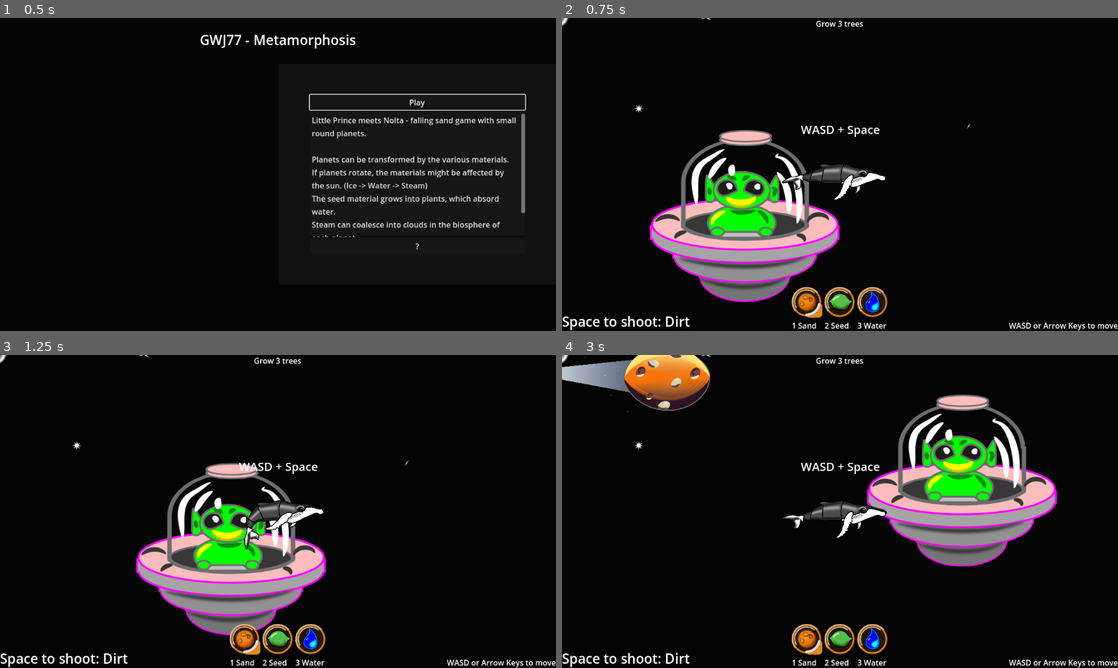
Above: before the commit, frames 1-4 (two rows, left to right).
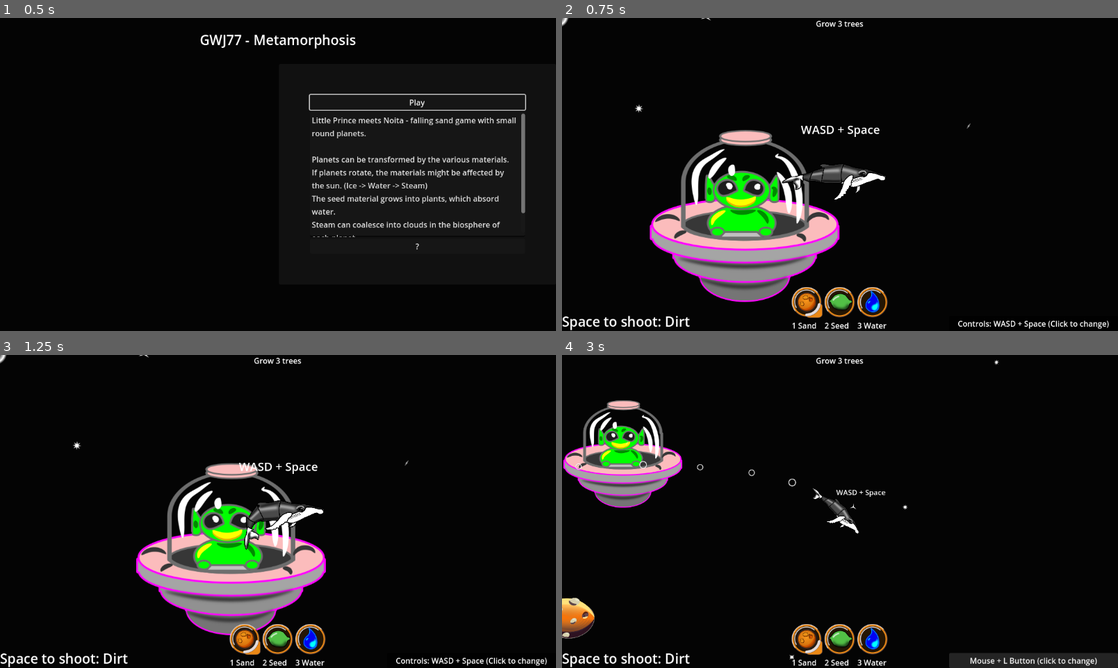
Above: after the commit, the same moments.

Repository: plexsoup/GWJ77-Metamorphosis
Game: Godot game, scene res://main.tscn
The game is run twice, just before and just after one commit, with the same random seed, the same clock (stepped at 60 frames per second) and the same inputs.
Inputs (mouse positions are in pixels of both pictures, inside the frame that each line leads up to):
- Up to frame 1 (0.5 s): no input
- Up to frame 2 (0.75 s): click "Play" at 0.5 s
- Up to frame 3 (1.25 s): no input
- Up to frame 4 (3 s): click (1034, 661) at 1.25 s, where only the run after the commit has a clickable "Controls: WASD + Space (Click…"; click (1034, 661) at 2 s, where only the run after the commit has a clickable "Mouse + L Button (click to ch…"; click (1034, 661) at 2.75 s, where only the run after the commit has a clickable "WASD + Space (click to change)"

Frame 1 is identical in both runs. In frame 2, 0.4% of the frame differs, in the area x 71-100%, y 96-100%; in frame 3, 0.4%; in frame 4, 21%, in the area x 0-100%, y 0-100%.

Commit message:
mouse controller

Diff:
--- a/GUI/hud.gd
+++ b/GUI/hud.gd
@@ -21,6 +21,9 @@
 
 func _ready():
 	hud_ready.emit(self) # for the player controller
+	for button in find_children("", "Button"):
+		button.focus_mode = Button.FOCUS_NONE
+
 
 func update_material_label():
 	var reference_material = current_material.instantiate()
@@ -33,3 +36,13 @@
 
 func _on_material_button_pressed(new_material):
 	current_material = new_material
+
+
+func _on_control_switch_button_toggled(toggled_on: bool) -> void:
+	match toggled_on:
+		true:
+			%ControlSwitchButton.text = "WASD + Space (click to change)"
+			Globals.control_scheme = Globals.control_schemes.WASD
+		false:
+			%ControlSwitchButton.text = "Mouse + L Button (click to change)"
+			Globals.control_scheme = Globals.control_schemes.MOUSE
--- a/GUI/hud.tscn
+++ b/GUI/hud.tscn
@@ -10,6 +10,7 @@
 anchor_bottom = 1.0
 grow_horizontal = 2
 grow_vertical = 2
+mouse_filter = 2
 script = ExtResource("1_n11ch")
 
 [node name="Header" type="HBoxContainer" parent="."]
@@ -18,6 +19,7 @@
 anchor_right = 1.0
 offset_bottom = 23.0
 grow_horizontal = 2
+mouse_filter = 2
 
 [node name="Goal" type="Label" parent="Header"]
 unique_name_in_owner = true
@@ -39,6 +41,7 @@
 
 [node name="HBoxContainer" type="HBoxContainer" parent="Footer"]
 layout_mode = 2
+mouse_filter = 2
 
 [node name="MaterialLabel" type="Label" parent="Footer/HBoxContainer"]
 unique_name_in_owner = true
@@ -53,8 +56,14 @@
 layout_mode = 2
 size_flags_horizontal = 4
 
-[node name="MoveLabel" type="Label" parent="Footer/HBoxContainer"]
+[node name="ControlSwitchButton" type="Button" parent="Footer/HBoxContainer"]
+unique_name_in_owner = true
+custom_minimum_size = Vector2(350, 0)
 layout_mode = 2
 size_flags_horizontal = 10
 size_flags_vertical = 8
-text = "WASD or Arrow Keys to move"
+toggle_mode = true
+button_pressed = true
+text = "Controls: WASD + Space (Click to change)"
+
+[connection signal="toggled" from="Footer/HBoxContainer/ControlSwitchButton" to="." method="_on_control_switch_button_toggled"]
--- a/camera_2d.gd
+++ b/camera_2d.gd
@@ -6,7 +6,8 @@
 
 enum states { IDLE, ZOOMING_IN, ZOOMING_OUT }
 var state = states.IDLE
-
+var position_last_frame : Vector2
+var velocity_last_frame : Vector2
 
 # Called when the node enters the scene tree for the first time.
 func _ready() -> void:
@@ -16,23 +17,17 @@
 
 
 # Called every frame. 'delta' is the elapsed time since the previous frame.
-func _process(delta: float) -> void:
-	if Input.is_action_just_pressed("move_forward"):
-		state = states.ZOOMING_OUT
-		time_out_of_zoom_spec_detected = Time.get_ticks_msec()
-	elif Input.is_action_just_released("move_forward"):
-		state = states.ZOOMING_IN
-		time_out_of_zoom_spec_detected = Time.get_ticks_msec()
+func _physics_process(delta: float) -> void:
+	if (not Globals.current_player) or (not is_instance_valid(Globals.current_player)):
+		return
 
-	if state in [states.ZOOMING_IN, states.ZOOMING_OUT] and zoom_delay_finished():
-		var desired_zoom
-		if Input.is_action_pressed("move_forward"):
-			desired_zoom = zoom_extents[1]
-		else:
-			desired_zoom = zoom_extents[0]
-		zoom_camera(desired_zoom, delta)
+	var inv_vel_ratio = max(1 - (Globals.current_player.get_linear_velocity() / Globals.current_player.max_velocity).length(), 0)
+	# 0.25 for high speed, 1.0 for low speed
+	var max = 1.0
+	var min = 0.25
+	var adjusted_zoom = (max-min) * inv_vel_ratio + min
 
-
+	zoom_camera(Vector2.ONE * adjusted_zoom, delta)
 
 
 func zoom_delay_finished():
--- a/game_level.tscn
+++ b/game_level.tscn
@@ -12,6 +12,7 @@
 anchor_bottom = 1.0
 grow_horizontal = 2
 grow_vertical = 2
+mouse_filter = 2
 script = ExtResource("1_4sps6")
 
 [node name="CanvasLayer" type="CanvasLayer" parent="."]
--- a/globals.gd
+++ b/globals.gd
@@ -6,3 +6,6 @@
 var current_player
 
 enum goals { trees, planets, atmospheres, civilizations, aliens }
+
+enum control_schemes { WASD, MOUSE }
+var control_scheme = control_schemes.WASD
--- a/solar_system_01.tscn
+++ b/solar_system_01.tscn
@@ -81,6 +81,7 @@
 offset_top = -5339.0
 offset_right = 12043.0
 offset_bottom = 5317.0
+mouse_filter = 2
 
 [node name="BlackHoles" type="Node2D" parent="."]
 
--- a/solar_system_02.tscn
+++ b/solar_system_02.tscn
@@ -140,6 +140,7 @@
 offset_top = -5339.0
 offset_right = 12043.0
 offset_bottom = 5317.0
+mouse_filter = 2
 
 [node name="BlackHoles" type="Node2D" parent="."]
 
--- a/solar_system_03.tscn
+++ b/solar_system_03.tscn
@@ -108,6 +108,7 @@
 offset_top = -5339.0
 offset_right = 12043.0
 offset_bottom = 5317.0
+mouse_filter = 2
 
 [node name="BlackHoles" type="Node2D" parent="."]
 
--- a/solar_system_04.tscn
+++ b/solar_system_04.tscn
@@ -122,6 +122,7 @@
 offset_top = -5339.0
 offset_right = 12043.0
 offset_bottom = 5317.0
+mouse_filter = 2
 
 [node name="BlackHoles" type="Node2D" parent="."]
 
--- a/solar_system_final.tscn
+++ b/solar_system_final.tscn
@@ -141,6 +141,7 @@
 offset_top = -5339.0
 offset_right = 12043.0
 offset_bottom = 5317.0
+mouse_filter = 2
 
 [node name="BlackHoles" type="Node2D" parent="."]
 
--- a/space_whale.gd
+++ b/space_whale.gd
@@ -40,7 +40,16 @@
 		spin_whale_clockwise(delta)
 
 func rotate_whale(_delta):
-	var desired_rotation = Input.get_axis("rotate_left", "rotate_right")
+	var desired_rotation : float
+	match Globals.control_scheme:
+		Globals.control_schemes.WASD:
+			desired_rotation = Input.get_axis("rotate_left", "rotate_right")
+		Globals.control_schemes.MOUSE:
+			# with our position and forward vector, we can dot product the perpendicular
+			var vector_to_mouse = get_global_mouse_position() - global_position
+			var angle_to_mouse = transform.x.angle_to(vector_to_mouse)
+			desired_rotation = clamp(angle_to_mouse, -PI, PI) / PI
+
 	var torque_strength = 100000.0
 	apply_torque(desired_rotation * torque_strength)
 
@@ -49,7 +58,14 @@
 	apply_torque(torque_strength)
 
 func apply_thrust(_delta):
-	if Input.is_action_pressed("move_forward"):
+	var thrusting = false
+	match Globals.control_scheme:
+		Globals.control_schemes.WASD:
+			thrusting = Input.is_action_pressed("move_forward")
+		Globals.control_schemes.MOUSE:
+			var void_distance = 96 / get_viewport().get_camera_2d().zoom.x
+			thrusting = global_position.distance_squared_to(get_global_mouse_position()) > pow(void_distance, 2)
+	if thrusting:
 		var forward_dir = transform.x.normalized()
 		# Apply a continuous force forward
 		if linear_velocity.length_squared() < max_velocity * max_velocity:
